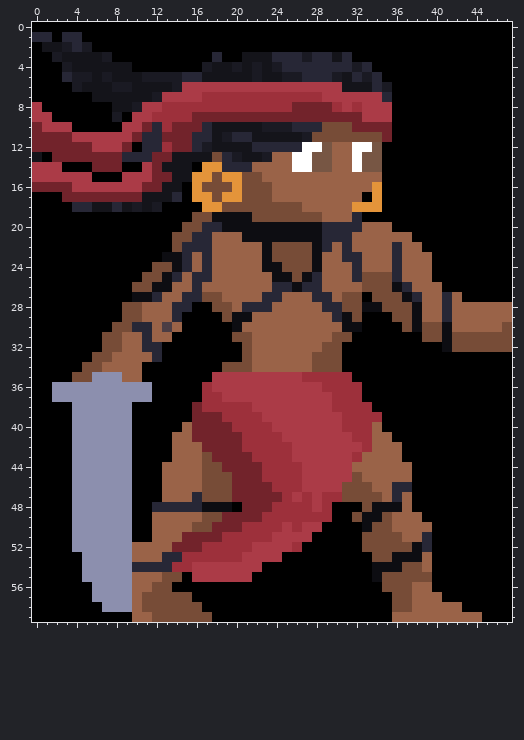
Pixel-art sprite -- System_Analysis_And_Design_CMPSC_140/TLKM/data/images/entities/player/idle/15.png. Above, as it was before the edit.
The file is 48x60 pixels.
The same view after the edit:
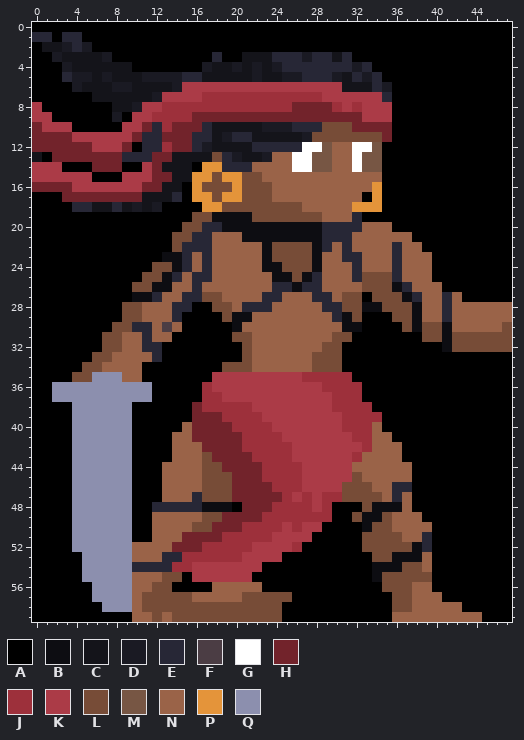
Palette (. is transparent): A #000000  B #0d0d12  C #14141a  D #1a1a23  E #272736  F #4b3d44  G #ffffff  H #72232b  J #9d303b  K #ab3b47  L #774c37  M #775644  N #9a6348  P #e4943a  Q #8c8fae
The edit:
Colour L replaces colour A in row 57 at x 21 to 25; in row 58 at x 17 to 24; in row 59 at x 18 to 24.
Colour N replaces colour A in row 56 at x 18 to 22; in row 57 at x 16 to 20.
Colour N replaces colour L in row 59 at x 13.
Where, in picture pixels (left, top, right, bottom), the same in both pictures:
changed: (162, 582, 292, 622)
